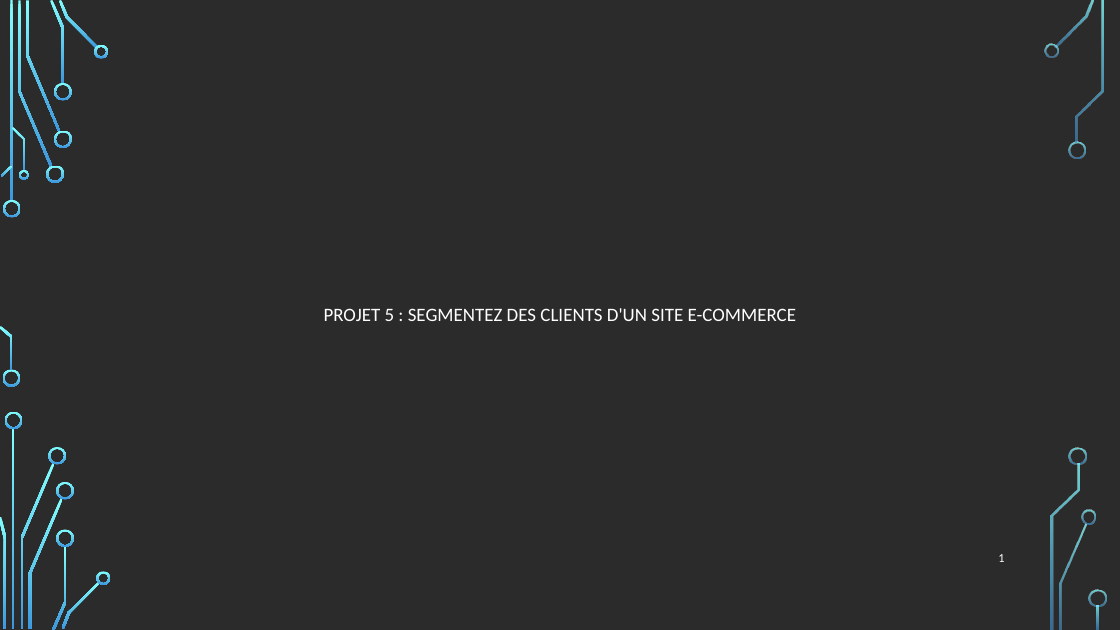
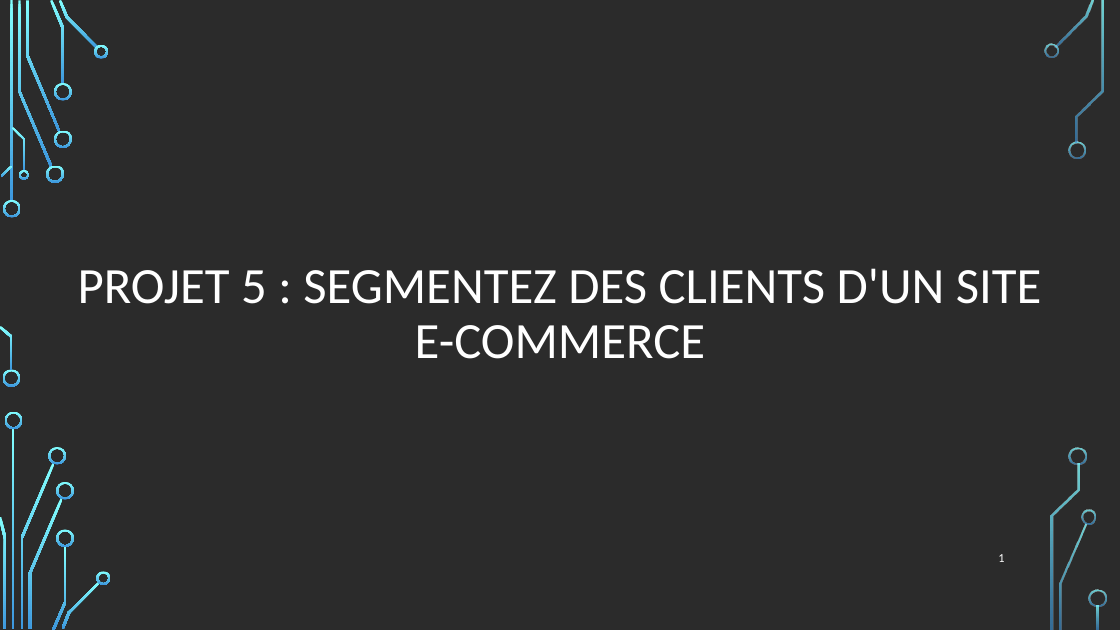
Before and after one commit to MathieuDaulard/e-commerce, a slide deck: slide 1 of presentation.pptx. Drawn at 1120x630 pixels with LibreOffice and Linux fonts; fonts in the diff are those of the drawing; background and template pictures are left out; a plain dark background stands for a picture behind light text. Boxes give left, top, right and bottom in pixels: in the first picture for what was removed or moved away, otherwise in the second. Text is boxed around its words. In the diff, an @@ line names an element or a change of style, - is before the commit and + after.

Commit message:
Mise en forme presentation

```diff
--- a/presentation.pptx
+++ b/presentation.pptx
@@ text "PROJET 5 : SEGMENTEZ DES ..." at bbox=[78, 268, 1042, 359]: size 13.4 to 36 pt @@
```
